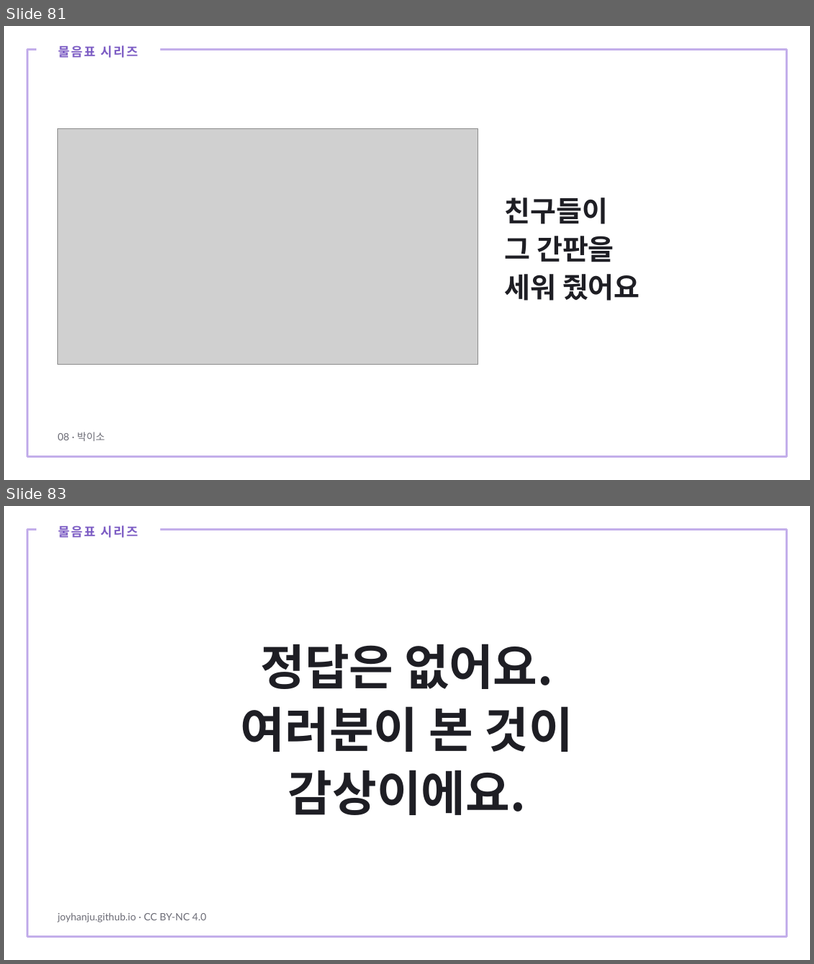
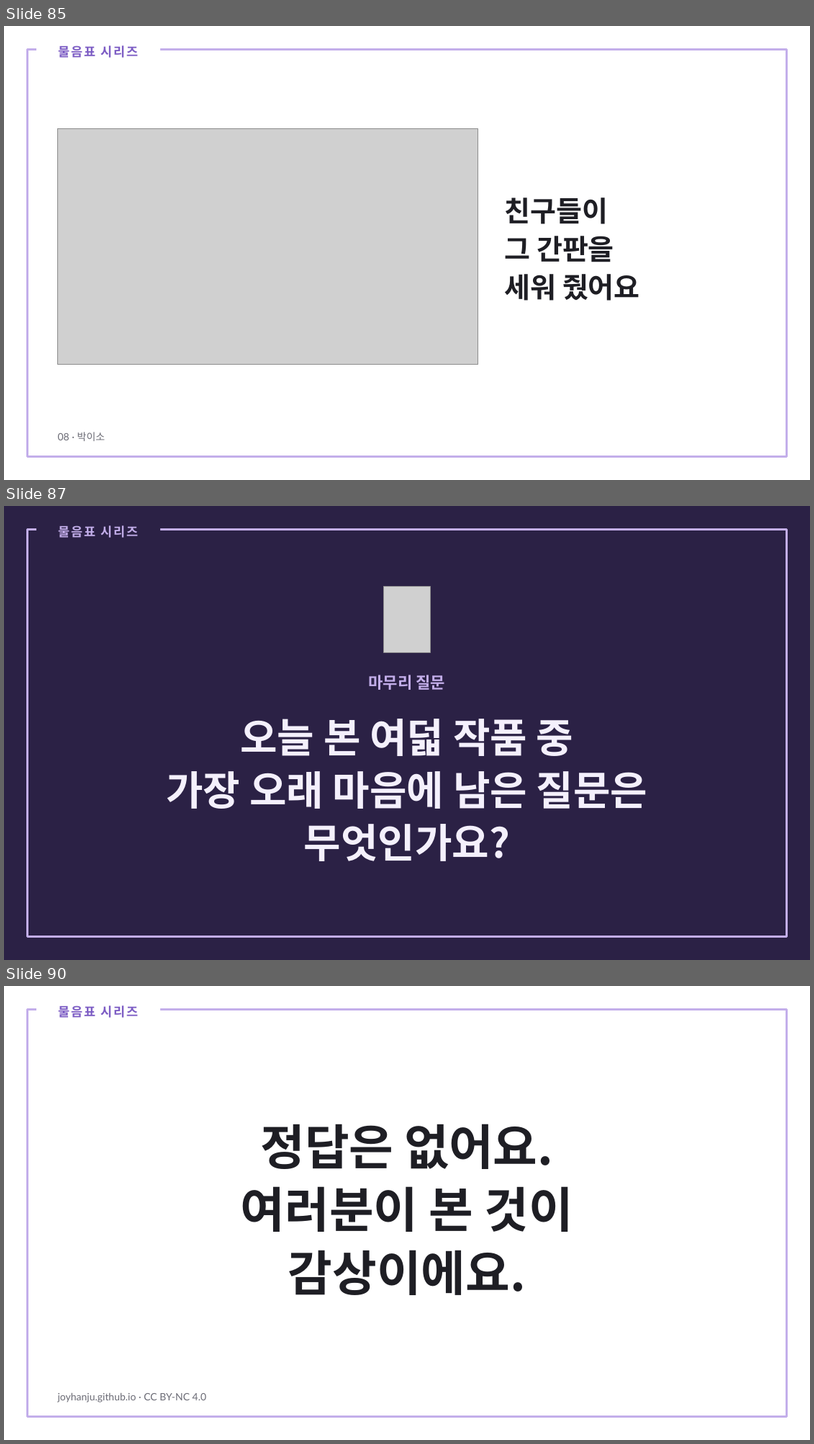
Before and after one commit to joyhanju/joyhanju.github.io, a slide deck: materials/this-is-art/이것도미술이에요_수업PPT.pptx. Shown one above the other, each under a label of ours: slides 81 and 83 before the commit, slides 85, 87 and 90 after it; the slides between them are not shown. The pictures are 814x964 and 814x1444 pixels, drawn with LibreOffice and Linux fonts; fonts in the diff are those of the drawing; grey boxes stand for pictures. Boxes give left, top, right and bottom in pixels: in the first picture for what was removed or moved away, otherwise in the second. Text is boxed around its words. In the diff, an @@ line names an element or a change of style, - is before the commit and + after.

```diff
--- a/materials/this-is-art/이것도미술이에요_수업PPT.pptx
+++ b/materials/this-is-art/이것도미술이에요_수업PPT.pptx
@@ slide 87 added at [4,506,810,960], background #2B2145 @@
@@ text added at [59,525,139,538], 15 pt, text #C3AEEA, bold @@
+물음표 시리즈
@@ rectangle added at [28,530,787,936], outline #C3AEEA 3 pt @@
@@ picture added at [384,587,430,652] @@
@@ text added at [369,674,446,690], 19 pt, text #C3AEEA, bold @@
+마무리 질문
@@ text added at [166,718,648,861], 48 pt, text #F4F0FC, bold @@
+오늘 본 여덟 작품 중
+가장 오래 마음에 남은 질문은
+무엇인가요?
@@ what was slide 81 is now slide 85 @@
@@ what was slide 83 is now slide 90 @@
```
Also in this commit, not shown: 23 slides changed, 6 other slides added, 1 other file.
